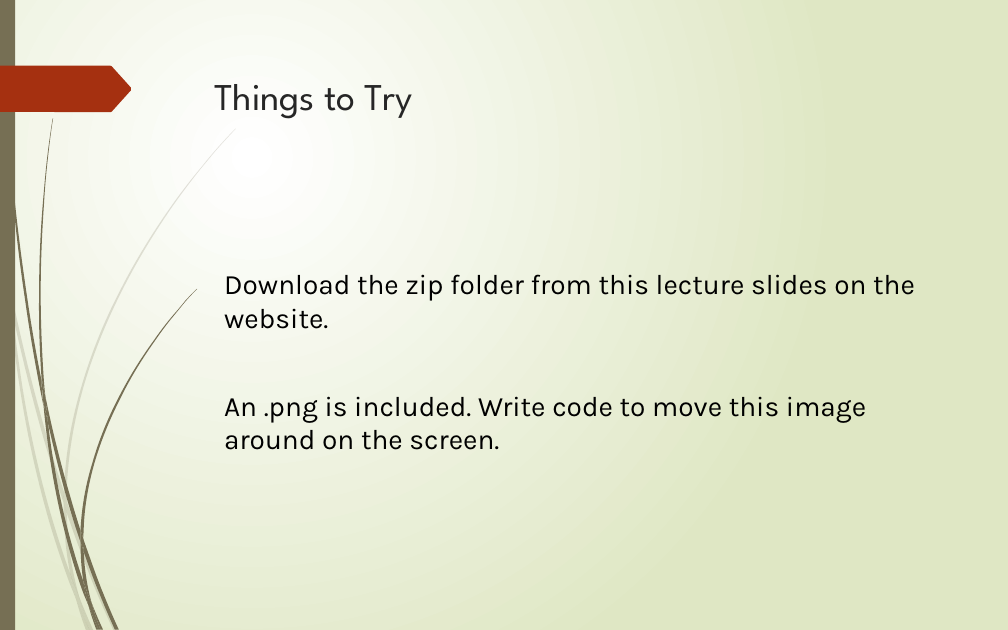
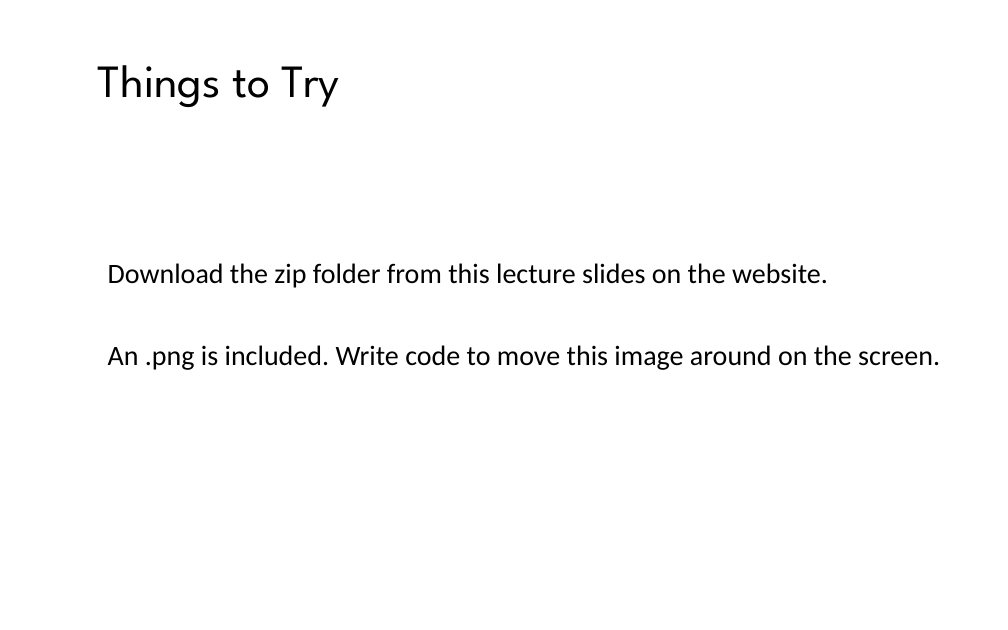
Before and after one commit to LongBaoNguyen/longbaonguyen.github.io, a slide deck: slide 9 of courses/apcsa/processing/processing2.pptx. Drawn at 1008x630 pixels with LibreOffice and Linux fonts; fonts in the diff are those of the drawing. Boxes give left, top, right and bottom in pixels: in the first picture for what was removed or moved away, otherwise in the second. Text is boxed around its words. In the diff, an @@ line names an element or a change of style, - is before the commit and + after.

```diff
--- a/courses/apcsa/processing/processing2.pptx
+++ b/courses/apcsa/processing/processing2.pptx
@@ background gradient #FFFFFF to #DFE8C4 to #FFFFFF @@
@@ rectangle removed at [0, 0, 15, 630] @@
@@ title "Things to Try": place and size @@
-title "Things to Try" at [214, 84, 413, 119]
+title "Things to Try" at [98, 65, 340, 107]
@@ title "Things to Try" at [98, 65, 340, 107]: size 27 to 33 pt, text colour #262626 to #000000; line spacing 1 to 0.9 @@
@@ freeform shape removed at [0, 66, 131, 112] @@
@@ text "Download the zip folder from ...": place and size @@
-text "Download the zip folder from ..." at [224, 274, 915, 450]
+text "Download the zip folder from ..." at [108, 263, 940, 370]
@@ text "Download the zip folder from ..." at [108, 263, 940, 370]: font Karla to Calibri; line spacing 1 to 0.9 @@
@@ group removed at [0, 128, 236, 630]: 10 freeform shapes @@
@@ group removed at [2, 0, 198, 630]: 12 freeform shapes @@
```
Also in this commit, not shown: 9 other slides changed, 7 other files.
